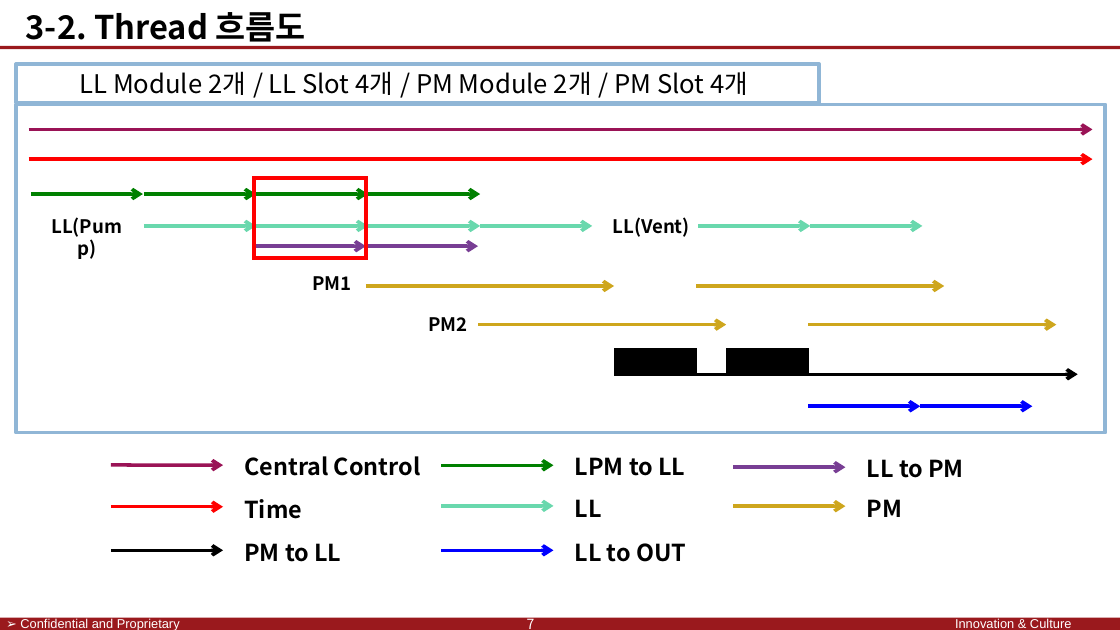
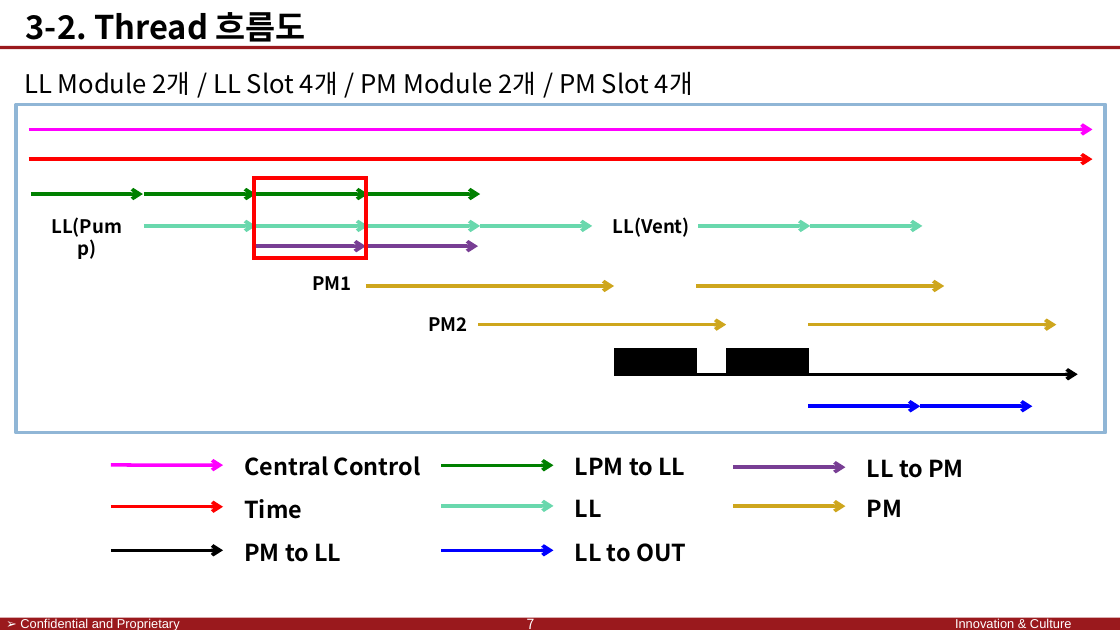
Before and after one commit to SaintSeong/JusungProject, a slide deck: slide 13 of A조 발표/A조 발표 최종.pptx. Drawn at 1120x630 pixels with LibreOffice and Linux fonts; fonts in the diff are those of the drawing; background and template pictures are left out. Boxes give left, top, right and bottom in pixels: in the first picture for what was removed or moved away, otherwise in the second. Text is boxed around its words. In the diff, an @@ line names an element or a change of style, - is before the commit and + after.

```diff
--- a/A조 발표/A조 발표 최종.pptx
+++ b/A조 발표/A조 발표 최종.pptx
@@ text "LL Module 2개 / LL ...": place and size @@
-text "LL Module 2개 / LL ..." at bbox=[16, 64, 819, 103]
+text "LL Module 2개 / LL ..." at bbox=[24, 71, 693, 95]
@@ text "LL Module 2개 / LL ..." at bbox=[24, 71, 693, 95]: alignment centre to left; outline #90B6D6 3 pt to none @@
@@ arrow (29, 129) - (1093, 129): stroke #9A1356 3 pt to #FF00FF 3 pt @@
@@ arrow (111, 465) - (223, 465): stroke #9A1356 3 pt to #FF00FF 3 pt @@
```
Also in this commit, not shown: 8 other slides changed, 5 slides added.
